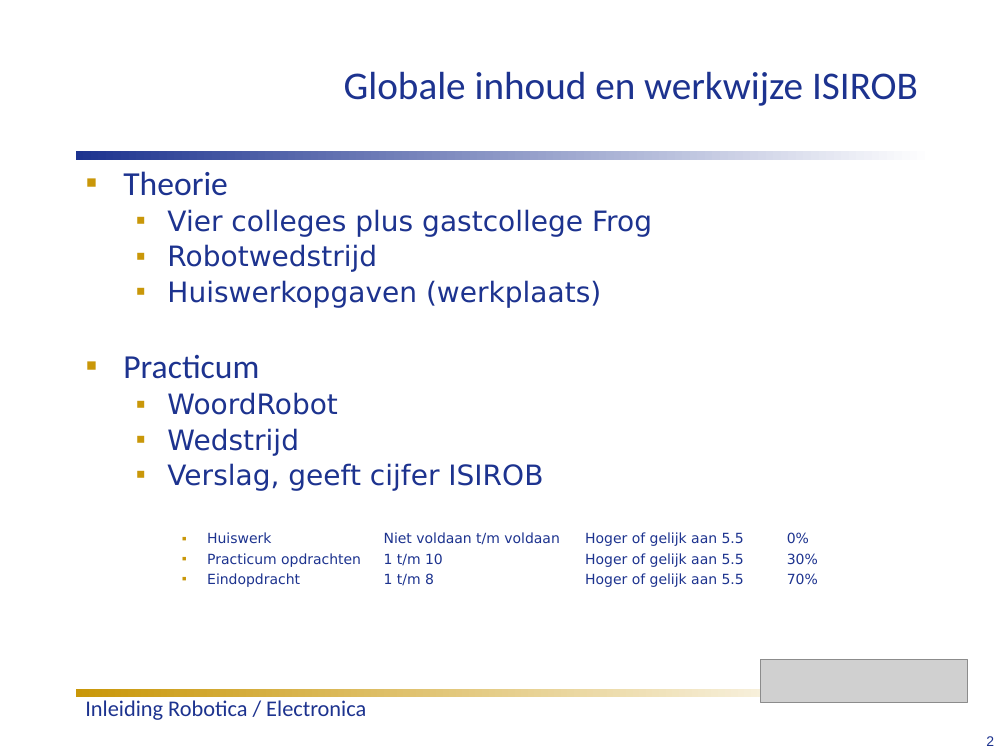
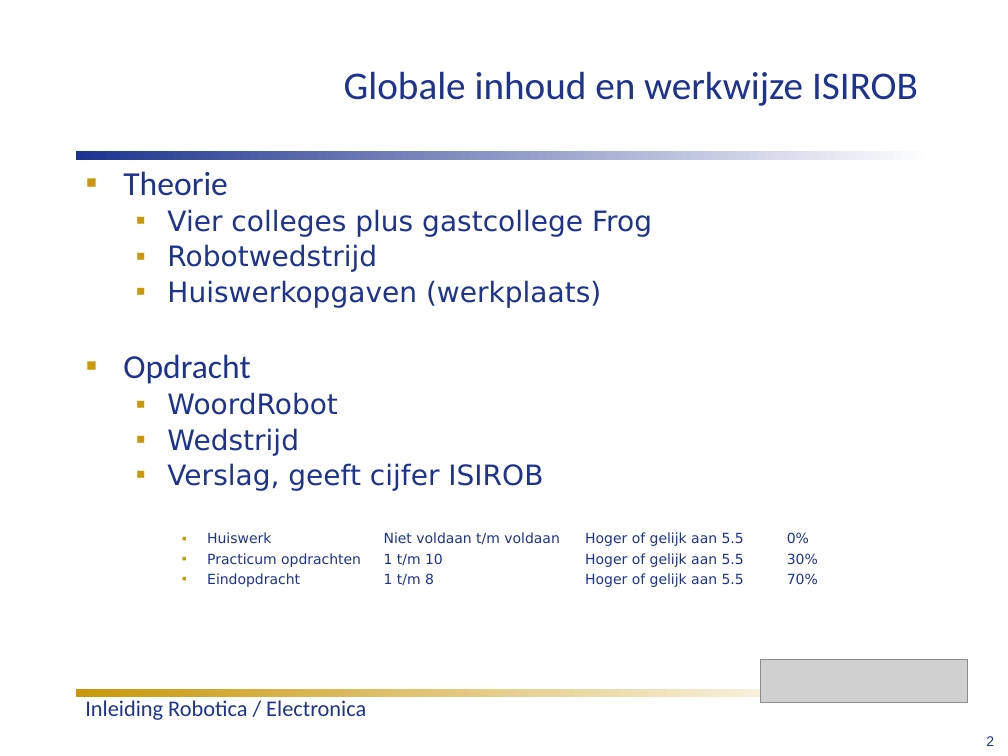
Before and after one commit to humiq/Greendevelopment, a slide deck: slide 2 of trunk/documents/Colleges/ISIROB College 1.ppt. Drawn at 1008x756 pixels with LibreOffice and Linux fonts; fonts in the diff are those of the drawing; grey boxes stand for pictures; background and template pictures are left out. Boxes give left, top, right and bottom in pixels: in the first picture for what was removed or moved away, otherwise in the second. Text is boxed around its words. In the diff, an @@ line names an element or a change of style, - is before the commit and + after.

```diff
--- a/trunk/documents/Colleges/ISIROB College 1.ppt
+++ b/trunk/documents/Colleges/ISIROB College 1.ppt
@@ text at [123,354,250,384]: text changed @@
-▪ Practicum
+▪ Opdracht
```
Also in this commit, not shown: 7 other slides changed, 1 other file.
